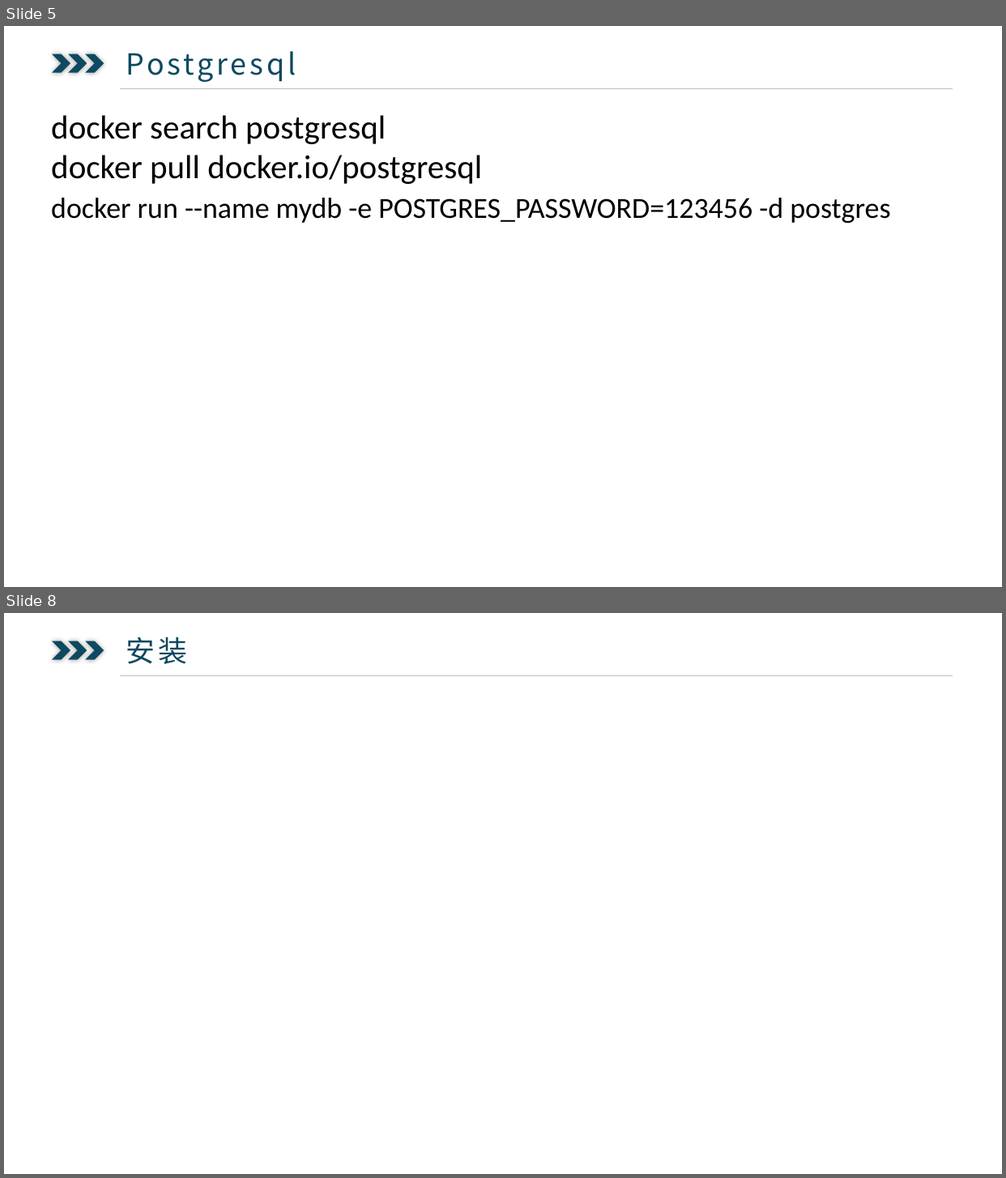
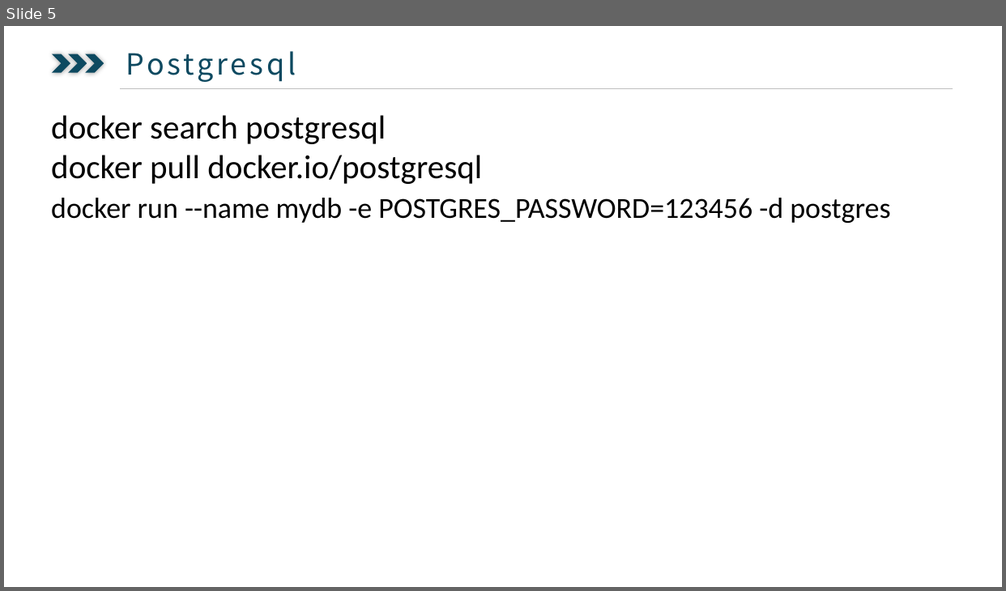
Before and after one commit to ysglyl/ppts, a slide deck: docker.pptx. Shown one above the other, each under a label of ours: slides 5 and 8 before the commit, slide 5 after it; the slides between them are not shown. The pictures are 1006x1178 and 1006x591 pixels, drawn with LibreOffice and Linux fonts; fonts in the diff are those of the drawing. Boxes give left, top, right and bottom in pixels: in the first picture for what was removed or moved away, otherwise in the second. Text is boxed around its words. In the diff, an @@ line names an element or a change of style, - is before the commit and + after.

```diff
--- a/docker.pptx
+++ b/docker.pptx
@@ slide 8 removed at (4,613,1002,1174), background #FFFFFF @@
@@ text removed at (126,636,188,664) @@
-  安装
@@ chevron removed at (52,641,70,659) @@
@@ chevron removed at (68,641,87,659) @@
@@ chevron removed at (86,641,104,659) @@
@@ line removed from (120, 675) to (953, 675) @@
```
Also in this commit, not shown: 1 slide changed, 4 slides added, 2 other slides removed, 12 other files.
